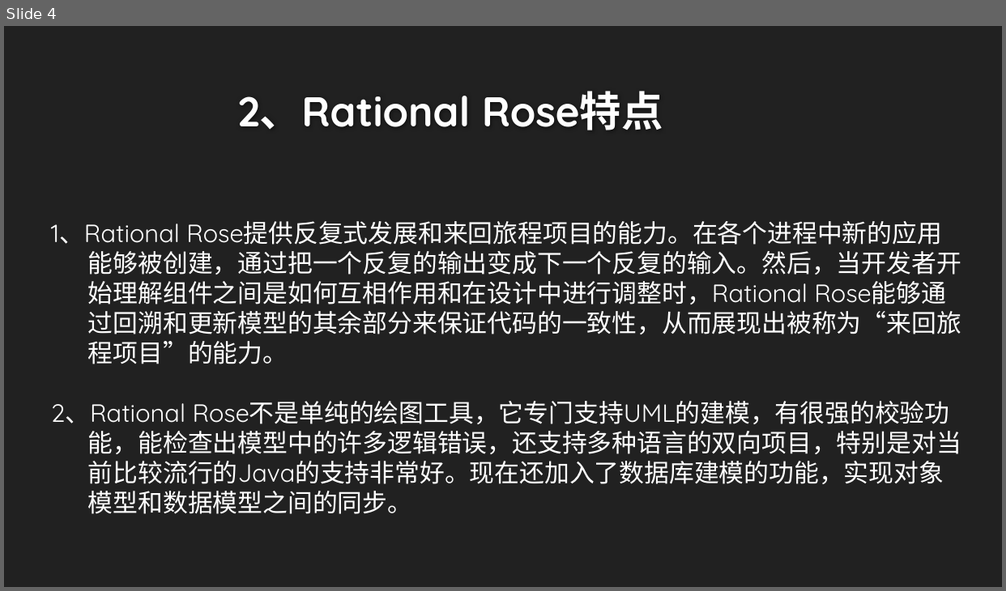
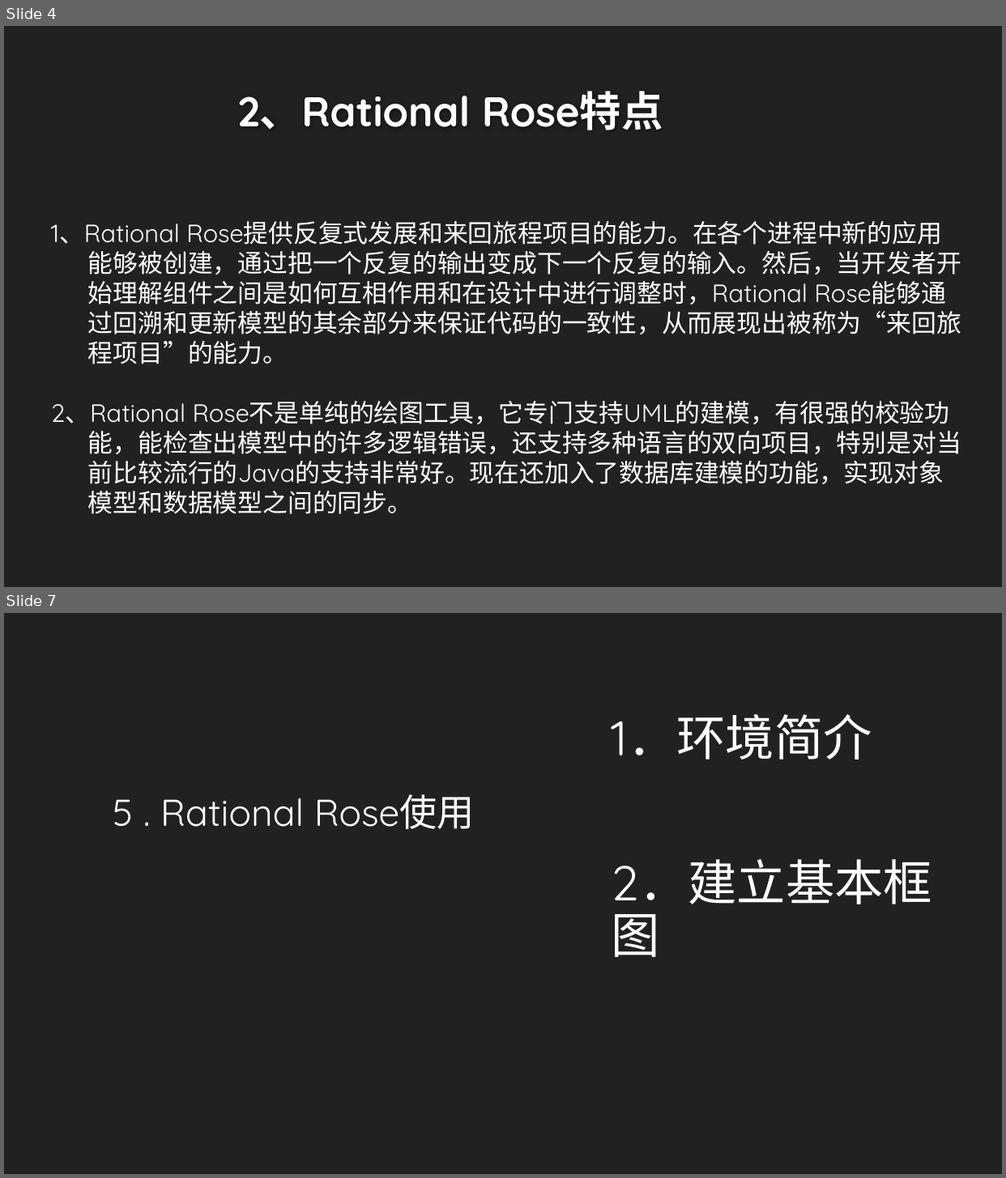
Before and after one commit to twn422/PRD2017, a slide deck: PRD-2017-G24/STW/非受控文件/翻转课堂作业/UML工具：Rational Rose/UML工具：Rational Rose.pptx. Shown one above the other, each under a label of ours: slide 4 before the commit, slides 4 and 7 after it; the slides between them are not shown. The pictures are 1006x591 and 1006x1178 pixels, drawn with LibreOffice and Linux fonts; fonts in the diff are those of the drawing; background and template pictures are left out. Boxes give left, top, right and bottom in pixels: in the first picture for what was removed or moved away, otherwise in the second. Text is boxed around its words. In the diff, an @@ line names an element or a change of style, - is before the commit and + after.

```diff
--- a/PRD-2017-G24/STW/非受控文件/翻转课堂作业/UML工具：Rational Rose/UML工具：Rational Rose.pptx
+++ b/PRD-2017-G24/STW/非受控文件/翻转课堂作业/UML工具：Rational Rose/UML工具：Rational Rose.pptx
@@ slide 7 added at [4, 613, 1002, 1174], background #212121 @@
@@ text added at [612, 714, 872, 760], 47 pt, text #FFFFFF @@
+1．环境简介
@@ text added at [113, 794, 475, 829], 36 pt, text #FFFFFF @@
+5 . Rational Rose使用
@@ text added at [612, 859, 932, 957], 47 pt, text #FFFFFF @@
+2．建立基本框图
```
Also in this commit, not shown: 4 slides changed, 9 other slides added, 3 slides removed, 2 other files.
